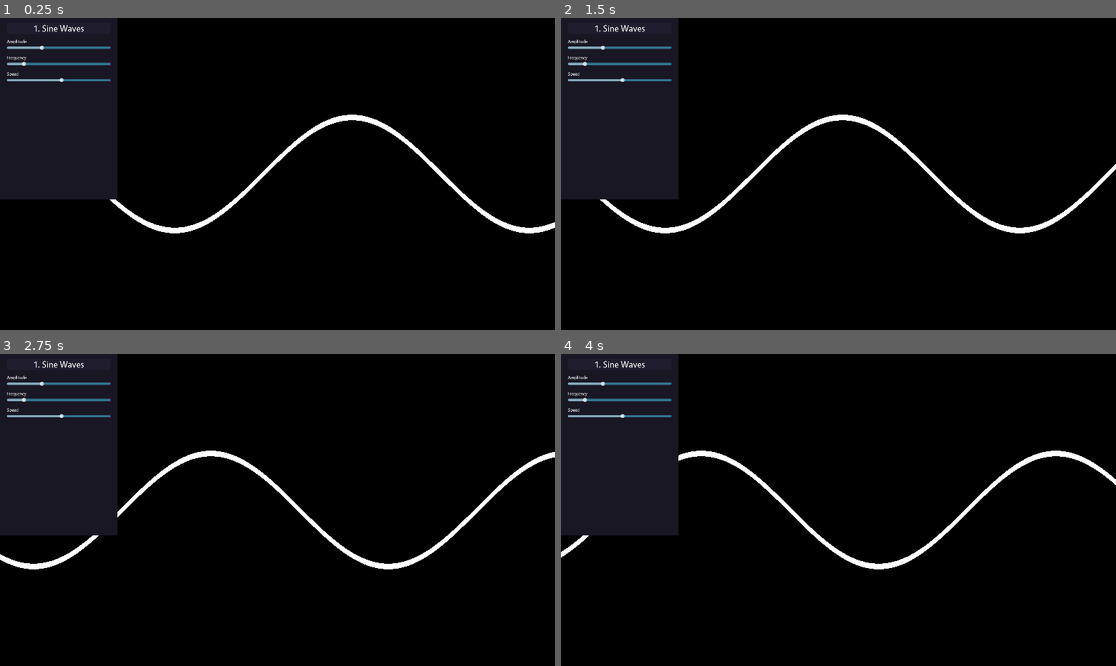
Above: before the commit, frames 1-4 (two rows, left to right).
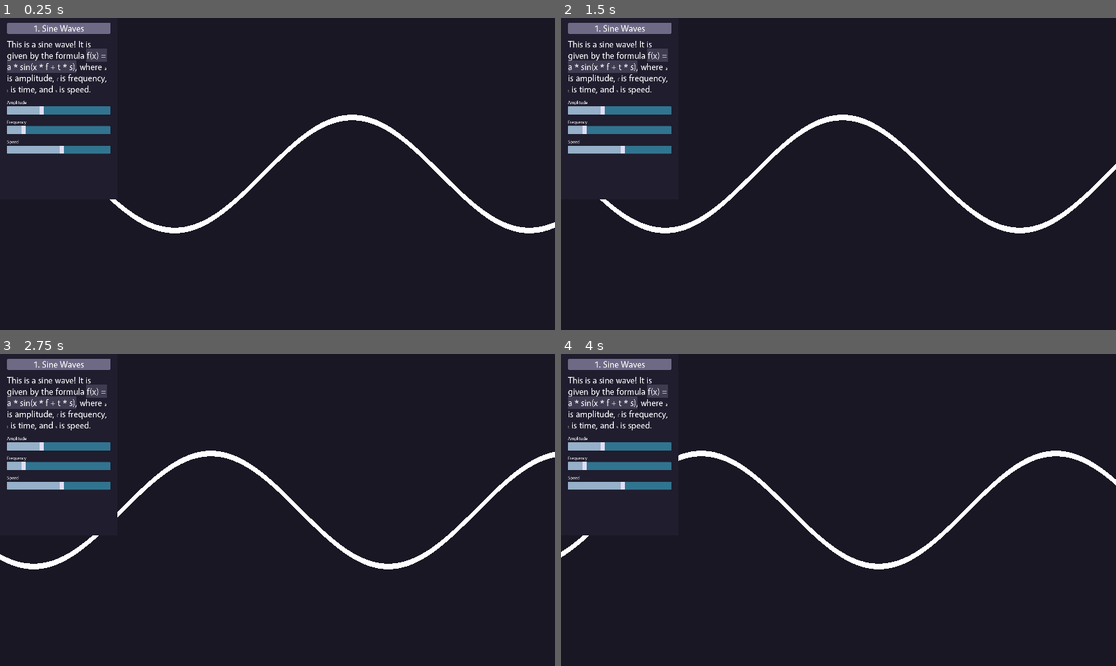
Above: after the commit, the same moments.

Repository: ffernn-dev/HowToWater
Game: Godot game, scene res://main.tscn
Two runs of this game, one before a commit and one after it. Both use one fixed random seed, a clock stepped at 60 frames per second and the inputs below.
Inputs:
- Up to frame 1 (0.25 s): no input
- Up to frame 2 (1.5 s): no input
- Up to frame 3 (2.75 s): no input
- Up to frame 4 (4 s): no input

The runs differ from the first frame. In frame 1, 90% of the frame differs, in the area x 0-100%, y 0-100%; in frame 2, 90%; in frame 3, 90%; in frame 4, 90%.

Commit message:
Paragraphs

Diff:
--- a/main.tscn
+++ b/main.tscn
@@ -11,6 +11,7 @@
 
 [sub_resource type="Environment" id="Environment_217yj"]
 background_mode = 1
+background_color = Color(0.0980392, 0.0901961, 0.141176, 1)
 ambient_light_source = 2
 ambient_light_color = Color(1, 1, 1, 1)
 
--- a/main_theme.tres
+++ b/main_theme.tres
@@ -1,12 +1,21 @@
-[gd_resource type="Theme" load_steps=4 format=3 uid="uid://k1njh8stq8p6"]
+[gd_resource type="Theme" load_steps=9 format=3 uid="uid://k1njh8stq8p6"]
 
 [ext_resource type="FontFile" uid="uid://cxh6gef6o5tkb" path="res://ui_components/Vegur-Regular.otf" id="1_giqsm"]
+[ext_resource type="Texture2D" uid="uid://cp10nv30erh7y" path="res://ui_components/grabber.png" id="1_gmrut"]
+[ext_resource type="Texture2D" uid="uid://brjgkqlmh5hk7" path="res://ui_components/grabber-disabled.png" id="2_symo0"]
+[ext_resource type="Texture2D" uid="uid://deous6srwp3gh" path="res://ui_components/grabber-highlight.png" id="3_if4v1"]
+
+[sub_resource type="StyleBoxFlat" id="StyleBoxFlat_3uh3h"]
+bg_color = Color(0.878431, 0.870588, 0.956863, 0.568627)
+
+[sub_resource type="StyleBoxFlat" id="StyleBoxFlat_j6x46"]
+bg_color = Color(0.878431, 0.870588, 0.956863, 0.713726)
 
 [sub_resource type="StyleBoxFlat" id="StyleBoxFlat_cvtdm"]
 content_margin_left = 4.0
-content_margin_top = 4.0
+content_margin_top = 14.0
 content_margin_right = 4.0
-content_margin_bottom = 4.0
+content_margin_bottom = 14.0
 bg_color = Color(0.192157, 0.454902, 0.560784, 1)
 corner_radius_top_left = 4
 corner_radius_top_right = 4
@@ -15,14 +24,20 @@
 corner_detail = 6
 
 [sub_resource type="StyleBoxFlat" id="StyleBoxFlat_mr6gb"]
-bg_color = Color(0.0980392, 0.0901961, 0.141176, 1)
+bg_color = Color(0.121569, 0.113725, 0.180392, 1)
 corner_detail = 1
 
 [resource]
+HSlider/icons/grabber = ExtResource("1_gmrut")
+HSlider/icons/grabber_disabled = ExtResource("2_symo0")
+HSlider/icons/grabber_highlight = ExtResource("3_if4v1")
+HSlider/styles/grabber_area = SubResource("StyleBoxFlat_3uh3h")
+HSlider/styles/grabber_area_highlight = SubResource("StyleBoxFlat_j6x46")
 HSlider/styles/slider = SubResource("StyleBoxFlat_cvtdm")
 MarginContainer/constants/margin_left = 24
 MarginContainer/constants/margin_right = 24
 MarginContainer/constants/margin_top = 16
 Panel/styles/panel = SubResource("StyleBoxFlat_mr6gb")
 RichTextLabel/font_sizes/normal_font_size = 16
+RichTextLabel/fonts/italics_font = ExtResource("1_giqsm")
 RichTextLabel/fonts/normal_font = ExtResource("1_giqsm")
--- a/slide_data.gd
+++ b/slide_data.gd
@@ -6,6 +6,11 @@
 			{
 				"type": "title",
 				"name": "1. Sine Waves",
+				"id": "main_heading",
+			},
+			{
+				"type": "paragraph",
+				"name": "This is a sine wave! It is given by the formula ```f(x) = a * sin(x * f + t * s)/```, where [i]a[/i] is amplitude, [i]f[/i] is frequency, [i]t[/i] is time, and [i]s[/i] is speed.",
 				"id": "main_heading",
 			},
 			{
--- a/ui.gd
+++ b/ui.gd
@@ -4,6 +4,7 @@
 
 var slider_scene = preload("res://ui_components/slider.tscn")
 var title_scene = preload("res://ui_components/title.tscn")
+var paragraph_scene = preload("res://ui_components/paragraph.tscn")
 
 func delete_children(node):
 	for n in node.get_children():
@@ -41,4 +42,14 @@
 			main_container.add_child(title)
 			nodes.append(title)
 
+		elif item["type"] == "paragraph":
+			var paragraph = paragraph_scene.instantiate()
+			var text = item["name"].replace("/```", "[/bgcolor]").replace("```", "[bgcolor=#6e6a8666]")
+
+			paragraph.id = item["id"]
+			paragraph.text = text
+
+			main_container.add_child(paragraph)
+			nodes.append(paragraph)
+
 	return nodes
--- a/ui.tscn
+++ b/ui.tscn
@@ -1,8 +1,7 @@
-[gd_scene load_steps=4 format=3 uid="uid://drg7aswaqob82"]
+[gd_scene load_steps=3 format=3 uid="uid://drg7aswaqob82"]
 
 [ext_resource type="Script" path="res://ui.gd" id="1_5pc7n"]
 [ext_resource type="Theme" uid="uid://k1njh8stq8p6" path="res://main_theme.tres" id="1_x5rvc"]
-[ext_resource type="PackedScene" uid="uid://bq3k5dt74gq40" path="res://ui_components/title.tscn" id="3_k07ka"]
 
 [node name="UI" type="Control"]
 layout_mode = 3
@@ -38,7 +37,3 @@
 size_flags_vertical = 3
 theme = ExtResource("1_x5rvc")
 theme_override_constants/separation = 16
-
-[node name="Title" parent="MainPanel/Margin/Scroll/MainContainer" instance=ExtResource("3_k07ka")]
-layout_mode = 2
-text = "[center]TITLE[/center]"
--- /dev/null
+++ b/ui_components/paragraph.tscn
@@ -0,0 +1,17 @@
+[gd_scene load_steps=3 format=3 uid="uid://bq3k5dt74gq40"]
+
+[ext_resource type="Theme" uid="uid://k1njh8stq8p6" path="res://main_theme.tres" id="1_ghfcr"]
+[ext_resource type="Script" path="res://ui_components/control.gd" id="2_jspgv"]
+
+[node name="Title" type="RichTextLabel"]
+anchors_preset = 15
+anchor_right = 1.0
+anchor_bottom = 1.0
+grow_horizontal = 2
+grow_vertical = 2
+theme = ExtResource("1_ghfcr")
+theme_override_font_sizes/normal_font_size = 32
+bbcode_enabled = true
+text = "title"
+fit_content = true
+script = ExtResource("2_jspgv")
--- a/ui_components/slider.tscn
+++ b/ui_components/slider.tscn
@@ -22,5 +22,6 @@
 [node name="Slider" type="HSlider" parent="."]
 layout_mode = 2
 theme = ExtResource("1_fhkst")
+value = 10.0
 
 [connection signal="value_changed" from="Slider" to="." method="_on_slider_value_changed"]
--- a/ui_components/title.tscn
+++ b/ui_components/title.tscn
@@ -1,10 +1,10 @@
-[gd_scene load_steps=4 format=3 uid="uid://bq3k5dt74gq40"]
+[gd_scene load_steps=4 format=3 uid="uid://df5cl4mtevk0"]
 
 [ext_resource type="Theme" uid="uid://k1njh8stq8p6" path="res://main_theme.tres" id="1_g8r2d"]
 [ext_resource type="Script" path="res://ui_components/control.gd" id="2_2vcq1"]
 
 [sub_resource type="StyleBoxFlat" id="StyleBoxFlat_6hny1"]
-bg_color = Color(0.121569, 0.113725, 0.180392, 1)
+bg_color = Color(0.431373, 0.415686, 0.52549, 1)
 corner_radius_top_left = 6
 corner_radius_top_right = 6
 corner_radius_bottom_right = 6
Binary file added: ui_components/grabber-disabled.png
Not shown, added: ui_components/grabber-disabled.png.import
Binary file added: ui_components/grabber-highlight.png
Not shown, added: ui_components/grabber-highlight.png.import
Binary file added: ui_components/grabber.png
Not shown, added: ui_components/grabber.png.import
